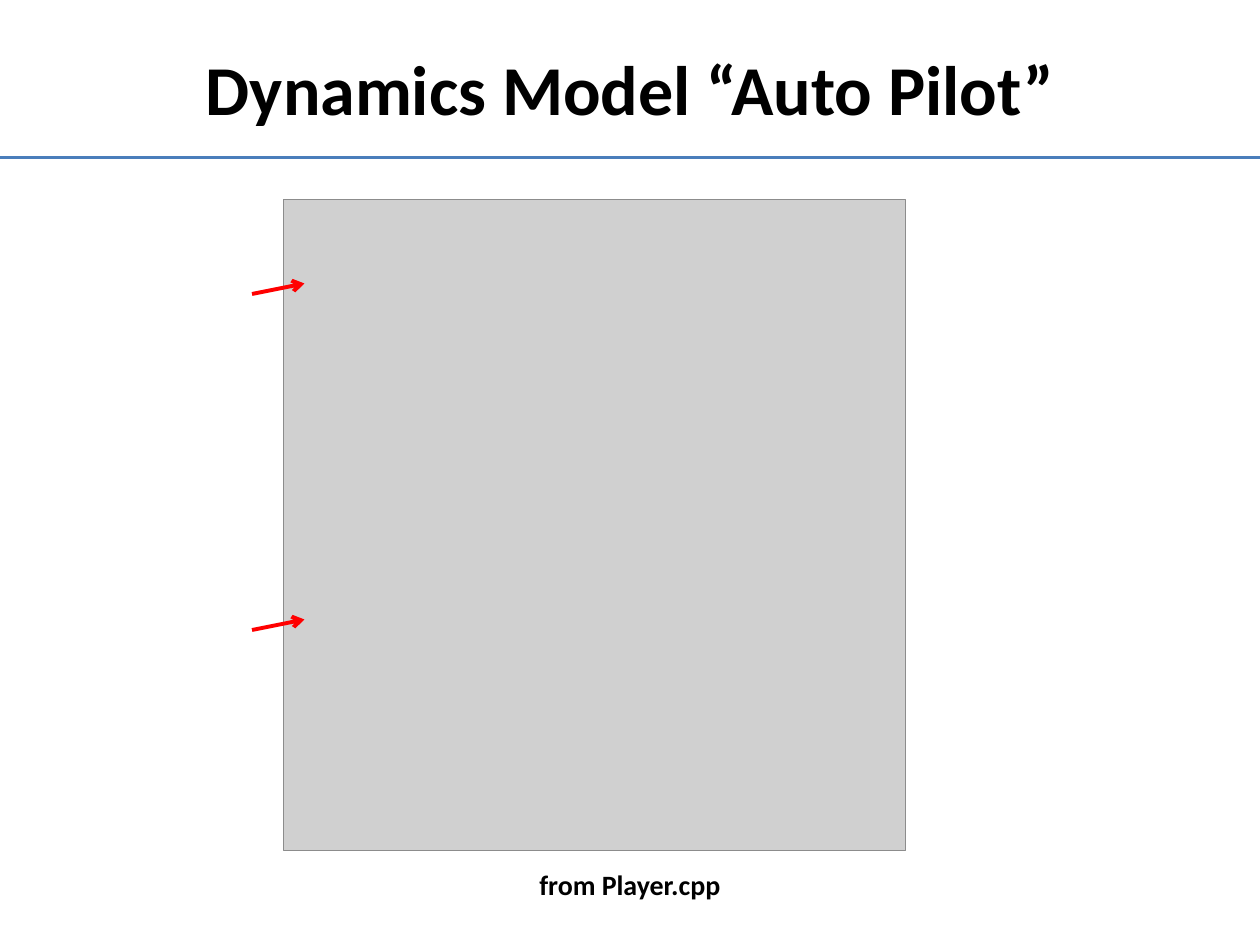
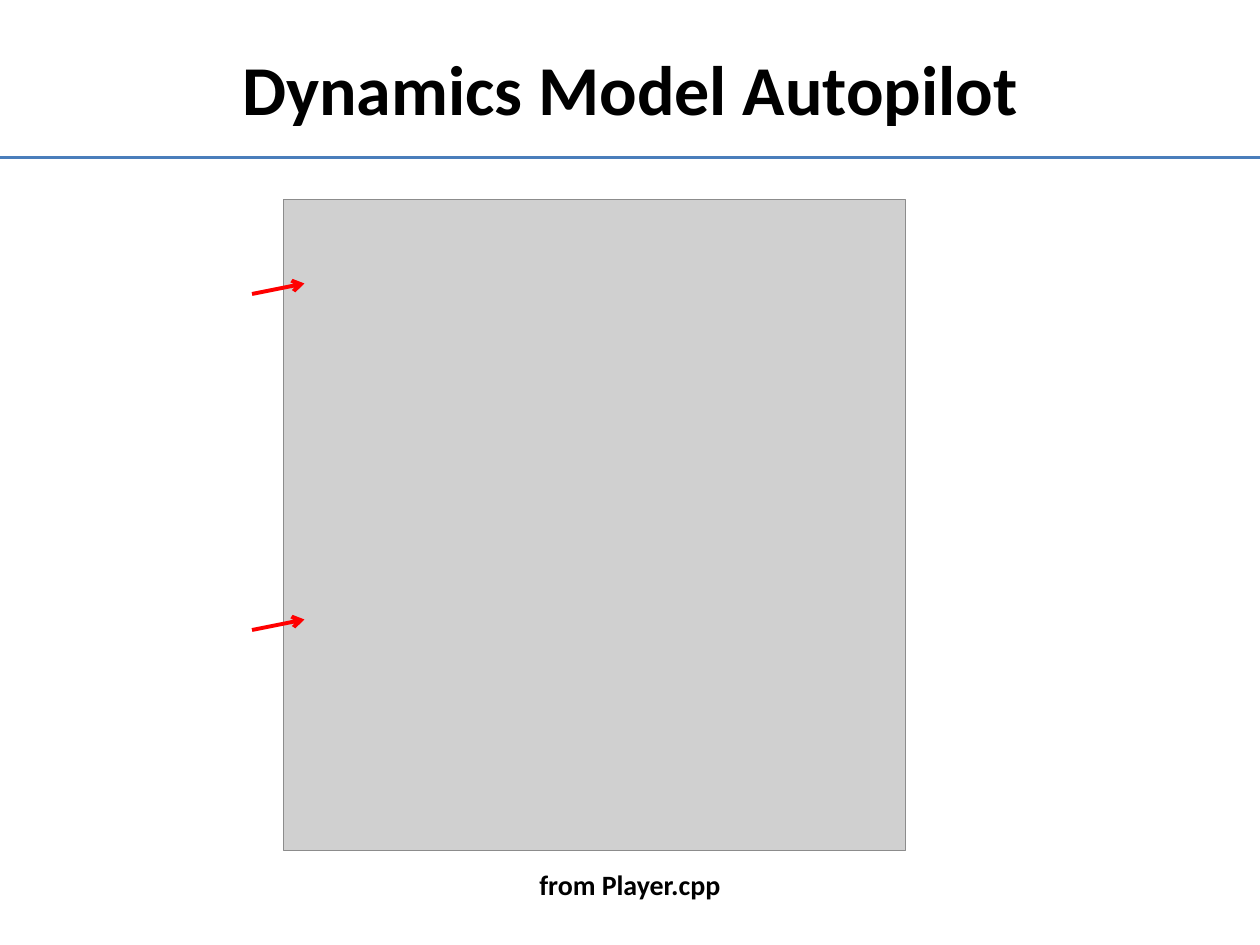
Before and after one commit to doughodson/OpenEaagles, a slide deck: slide 20 of doc/player-agent.pptx (slide 19 before the commit). Drawn at 1260x945 pixels with LibreOffice and Linux fonts; fonts in the diff are those of the drawing; grey boxes stand for pictures. Boxes give left, top, right and bottom in pixels: in the first picture for what was removed or moved away, otherwise in the second. Text is boxed around its words. In the diff, an @@ line names an element or a change of style, - is before the commit and + after.

```diff
--- a/doc/player-agent.pptx
+++ b/doc/player-agent.pptx
@@ title at (242,66,1018,126): text changed @@
-Dynamics Model “Auto Pilot”
+Dynamics Model Autopilot
```
Also in this commit, not shown: 10 other slides changed, 2 slides added, 1 slide removed.
